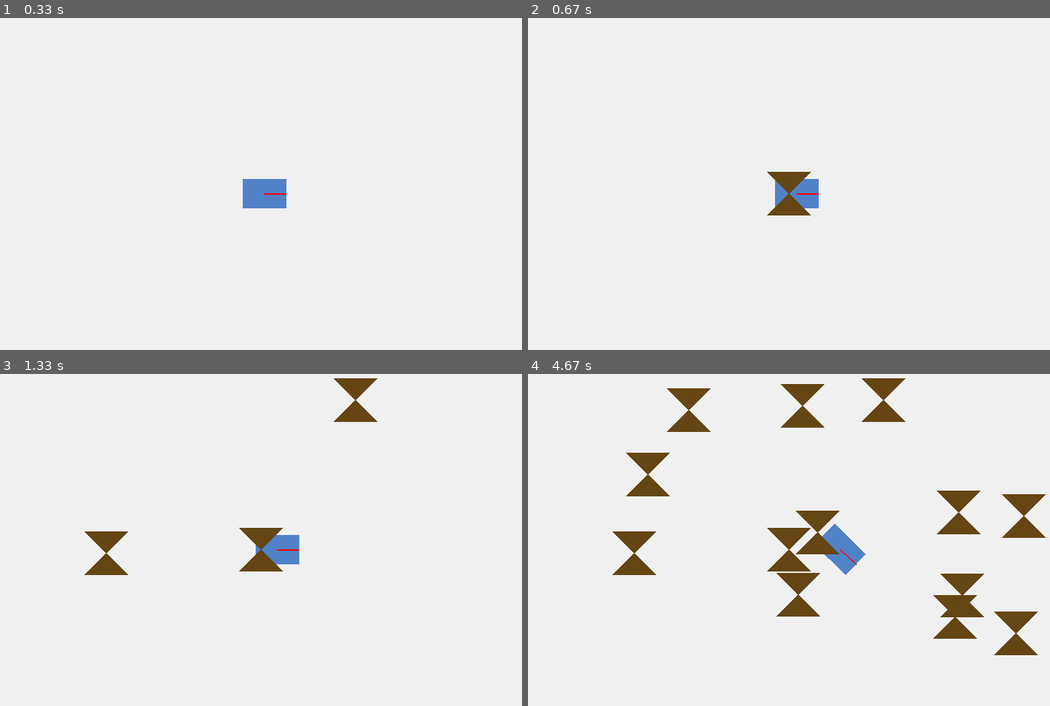
Above: before the commit, frames 1-4 (two rows, left to right).
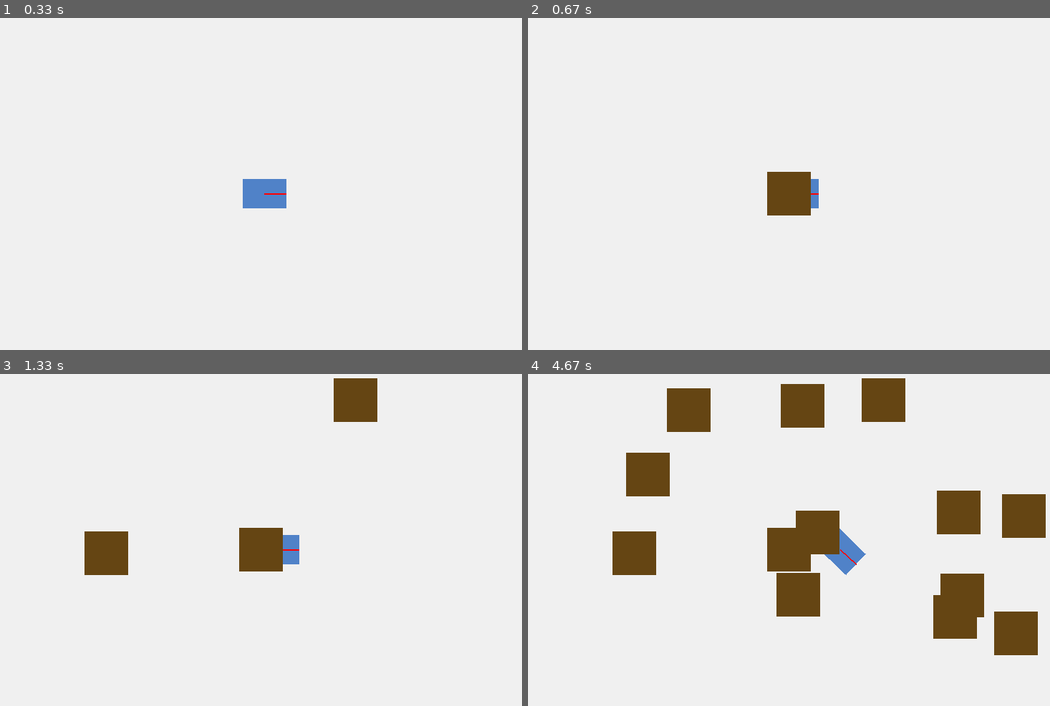
Above: after the commit, the same moments.

Repository: CrazyDreamer2000/ProjetRobotique-UL2IN013
Game: pygame game, started from Projet_Clean/main.py
The game is run twice, just before and just after one commit, with the same random seed, the same clock (stepped at 60 frames per second) and the same inputs.
Inputs (mouse positions are in pixels of both pictures, inside the frame that each line leads up to):
- Up to frame 1 (0.33 s): no input
- Up to frame 2 (0.67 s): click (789, 193) at 0.38 s
- Up to frame 3 (1.33 s): click (104, 553) at 0.72 s; click (354, 400) at 1.05 s
- Up to frame 4 (4.67 s): click (804, 403) at 1.38 s; click (799, 593) at 1.72 s; click (956, 616) at 2.05 s; click (956, 513) at 2.38 s; click (1023, 516) at 2.72 s; click (1013, 632) at 3.05 s; click (815, 533) at 3.38 s; click (648, 473) at 3.72 s; click (961, 596) at 4.05 s; click (689, 410) at 4.38 s

Frame 1 is identical in both runs. In frame 2, 0.5% of the frame differs, in the area x 45-55%, y 46-60%; in frame 3, 1.6%; in frame 4, 6.3%, in the area x 16-100%, y 1-85%.

Commit message:
attribut corners (liste) rajouté à classe Obstacles. Méthode get_corners renvoie l'attribut. Les Listes corners ont été supprimés du main et de dessiner_obstacle. Dans dessiner_obstacle, on a remplacé par l'appel à get_corners().

Diff:
--- a/Projet_Clean/affichage/pygame_view.py
+++ b/Projet_Clean/affichage/pygame_view.py
@@ -30,9 +30,6 @@
     pygame.draw.line(screen, (255, 0, 0), (cx, cy), (fx, fy), 2) # dessiner la direction de l'ecran
 
 def dessiner_obstacles(screen, obstacles, couleur=cfg.COULEUR_OBSTACLE):
-    # Dessine tous les obstacles sur l'écran
-    corners=[]
+    """Dessine tous les obstacles sur l'écran"""
     for obs in obstacles:
-        corners.append(obs.get_corners())
-    for obs_corners in corners:
-        pygame.draw.polygon(screen,cfg.COULEUR_OBSTACLE,obs_corners)
+        pygame.draw.polygon(screen,cfg.COULEUR_OBSTACLE,obs.get_corners())
--- a/Projet_Clean/main.py
+++ b/Projet_Clean/main.py
@@ -17,7 +17,7 @@
 
 algo = AlgoCarre()
 obstacles=[]
-corners=[]
+
 running = True
 while running:
     dt = clock.tick(60) / 1000.0 # on divise par 1000 pour avoir la valeur en secondes (milisecondes -> secondes)
@@ -27,11 +27,7 @@
             running = False
         if event.type == pygame.MOUSEBUTTONDOWN and event.button == 1:
             obs_mousex,obs_mousey= pygame.mouse.get_pos()
-            obstacle = Obstacle(obs_mousex,obs_mousey,cfg.TAILLE_OBSTACLE,cfg.TAILLE_OBSTACLE)
-            obstacles.append(obstacle)
-            #for obs in obstacles:
-                #print(obs.x,obs.y,obs.longueur,obs.largeur)
-                #corners.append(obs.get_corners())
+            obstacles.append(Obstacle(obs_mousex,obs_mousey,cfg.TAILLE_OBSTACLE,cfg.TAILLE_OBSTACLE))
 
 
     vg, vd = algo.calculer_commande(robot, dt)
--- a/Projet_Clean/monde.py
+++ b/Projet_Clean/monde.py
@@ -6,11 +6,13 @@
         self.y= y
         self.largeur = largeur
         self.longueur = longueur
+        self.corners = [
+                            (self.x - self.longueur/2, self.y - self.largeur/2), # coin arrière-gauche
+                            (self.x + self.longueur/2, self.y - self.largeur/2), # coin avant-gauche
+                            (self.x + self.longueur/2, self.y + self.largeur/2), # coin avant-droit
+                            (self.x - self.longueur/2, self.y + self.largeur/2) # coin arrière-droit
+                        ]
 
     def get_corners(self):
-        #Permet d'obtenir la position des 4 coins de l'obstacle
-        bottom_left=(self.x-self.longueur/2,self.y-self.largeur/2)
-        bottom_right=(self.x+self.longueur/2,self.y-self.largeur/2)
-        upper_left=(self.x-self.longueur/2,self.y+self.largeur/2)
-        upper_right=(self.x+self.longueur/2,self.y+self.largeur/2)
-        return bottom_left,bottom_right,upper_left,upper_right
+        """Méthode getter pour les coins de l'obstacle"""
+        return self.corners
